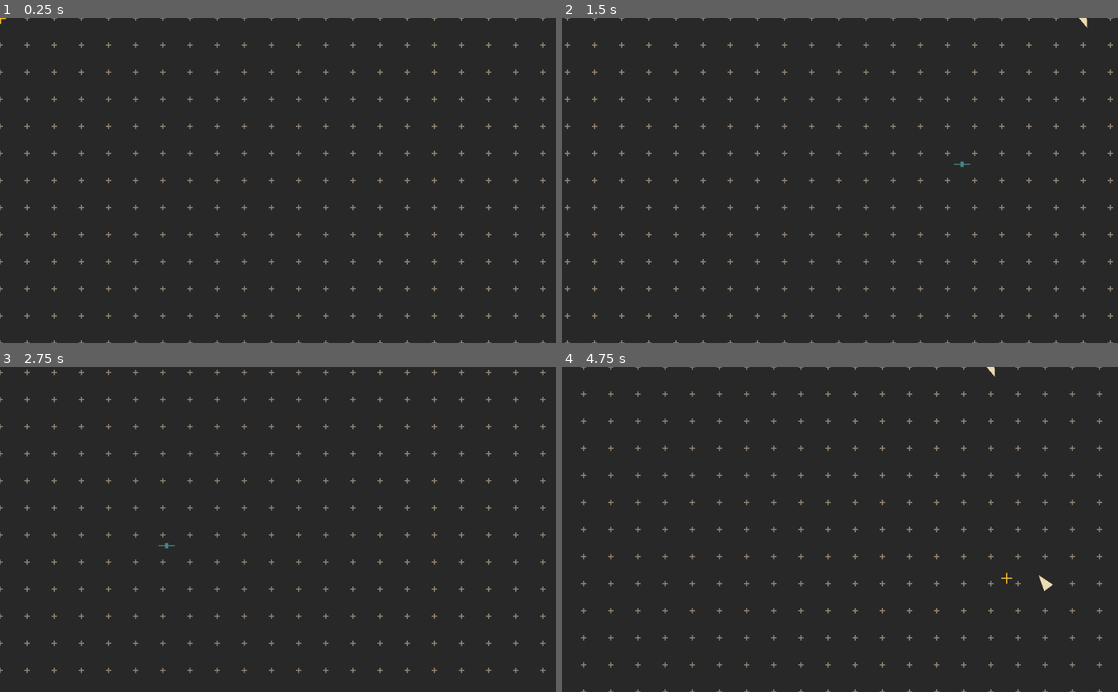
Above: before the commit, frames 1-4 (two rows, left to right).
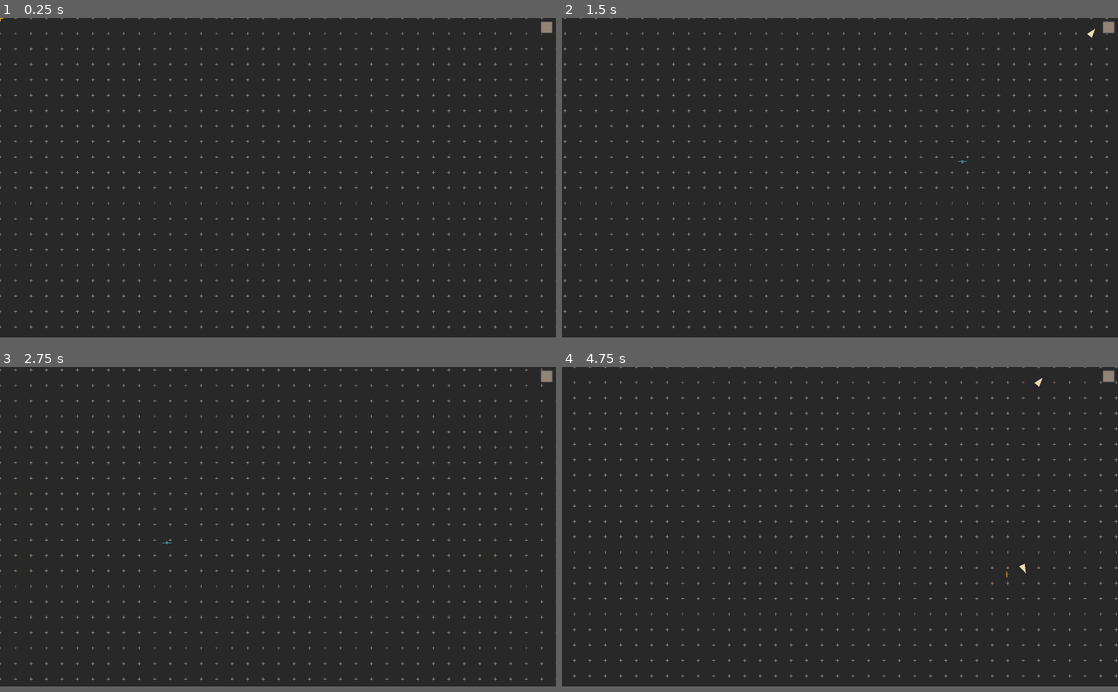
Above: after the commit, the same moments.

Repository: battw/does-compute-2
Game: Godot game, scene res://Main/Main.tscn
The game is run twice, just before and just after one commit, with the same random seed, the same clock (stepped at 60 frames per second) and the same inputs.
Inputs (mouse positions are in pixels of both pictures, inside the frame that each line leads up to):
- Up to frame 1 (0.25 s): no input
- Up to frame 2 (1.5 s): click (1106, 27) at 0.52 s; tap Enter at 1.25 s; move the mouse to (962, 164) at 1.27 s; hold Right (right) from 1.28 s (still down); hold Right mouse button (change_mode) from 1.28 s (still down); click (962, 164) at 1.42 s
- Up to frame 3 (2.75 s): move the mouse to (166, 545) at 2.02 s; release Right (right) at 2.03 s; release Right mouse button (change_mode) at 2.03 s; hold Down (down) from 2.03 s (still down); click (166, 545) at 2.1 s
- Up to frame 4 (4.75 s): tap Space at 2.75, 4.25 s; move the mouse to (895, 458) at 2.77 s; release Down (down) at 2.78 s; hold Right (right) 2.78-3.53 s; hold Right mouse button (change_mode) 2.78-3.53 s; click (895, 458) at 2.92 s; tap Enter at 3.5 s; move the mouse to (812, 594) at 3.52 s; hold Up (up) 3.53-4.28 s; click (812, 594) at 3.6 s; move the mouse to (1006, 578) at 4.27 s; hold Left (left) from 4.28 s (still down); hold Right mouse button (change_mode) from 4.28 s (still down); click (1006, 578) at 4.42 s
In our replay, the window is 800x468 before the commit and 800x460 after it. These sizes can differ from the game's own. Grey fills any space a smaller window leaves; there, only what the larger window draws over its background counts as a difference.

The runs differ from the first frame. In frame 1, 3.8% of the frame differs, in the area x 0-100%, y 0-100%; in frame 2, 4.0%; in frame 3, 3.8%; in frame 4, 4.0%.

Commit message:
Save menu

Diff:
--- a/Arrow/Arrow.gd
+++ b/Arrow/Arrow.gd
@@ -37,6 +37,7 @@
 			node.hit = true
 		d.queue_free()
 
+# TODO: return nodes instead of names so we don't need to rely on all arrows sharing the same parent
 func get_contiguous_neighbours_names(visited=[self.name]):
 	""" returns an array of the names of all arrows which form a contiguous area which includes this arrow.
 	An argument shouldn't be given, it is used for recursive calls by this function. """
--- a/Arrow/Arrow.tscn
+++ b/Arrow/Arrow.tscn
@@ -6,7 +6,6 @@
 [sub_resource type="ConvexPolygonShape2D" id=1]
 
 [node name="Arrow" type="Node2D"]
-editor/display_folded = true
 position = Vector2( 36.0995, 29.6289 )
 script = ExtResource( 1 )
 __meta__ = {
--- a/Cross.tscn
+++ b/Cross.tscn
@@ -4,4 +4,3 @@
 points = PoolVector2Array( 0, -5, 0, 5, 0, 0, 5, 0, -5, 0 )
 width = 2.0
 default_color = Color( 0.572549, 0.513726, 0.454902, 1 )
-texture_mode = 0
--- /dev/null
+++ b/Docs/testscene.tscn
@@ -0,0 +1,6 @@
+[gd_scene load_steps=2 format=2]
+
+[ext_resource path="res://Node2D.gd" type="Script" id=1]
+
+[node name="Node2D" type="Node2D"]
+script = ExtResource( 1 )
--- a/Main/Main.gd
+++ b/Main/Main.gd
@@ -23,7 +23,8 @@
 	return get_viewport().canvas_transform.get_origin()
 
 func _input(event: InputEvent):
-
+	if $UI.has_mouse:
+		return
 	if event is InputEventKey:
 		if event.get_scancode() == KEY_ESCAPE:
 			get_tree().quit()
--- a/Main/Main.tscn
+++ b/Main/Main.tscn
@@ -3,8 +3,8 @@
 [ext_resource path="res://Main/Main.gd" type="Script" id=1]
 [ext_resource path="res://Main/Tick.gd" type="Script" id=2]
 [ext_resource path="res://Main/PlayArea.gd" type="Script" id=3]
-[ext_resource path="res://Saver/Saver.tscn" type="PackedScene" id=4]
-[ext_resource path="res://Cursor.tscn" type="PackedScene" id=5]
+[ext_resource path="res://Cursor.tscn" type="PackedScene" id=4]
+[ext_resource path="res://UI/UI.tscn" type="PackedScene" id=5]
 
 [sub_resource type="RectangleShape2D" id=1]
 extents = Vector2( 1000, 1000 )
@@ -26,8 +26,6 @@
 position = Vector2( 1000, 1000 )
 shape = SubResource( 1 )
 
-[node name="Saver" parent="." instance=ExtResource( 4 )]
-
 [node name="Arrows" type="Node" parent="." groups=[
 "Savers",
 ]]
@@ -36,5 +34,8 @@
 "Savers",
 ]]
 
-[node name="Cursor" parent="." instance=ExtResource( 5 )]
+[node name="Cursor" parent="." instance=ExtResource( 4 )]
+
+[node name="UI" parent="." instance=ExtResource( 5 )]
+margin_top = 0.0
 [connection signal="area_exited" from="PlayArea" to="PlayArea" method="exited"]
--- /dev/null
+++ b/UI/MenuButton.gd
@@ -0,0 +1,8 @@
+extends Button
+
+func _ready():
+	self.visible = false
+
+func _gui_input(event):
+	if event is InputEventMouseButton:
+		$SaveMenu.popup_centered()
--- /dev/null
+++ b/UI/SaveMenu.gd
@@ -0,0 +1,23 @@
+extends PopupMenu
+
+
+func _ready():
+	self.hide_on_item_selection = false
+
+func _on_about_to_show():
+	self.clear()
+	for i in range(5):
+		add_item("save" + str(i))
+
+
+func _on_index_pressed(index):
+	$LineEdit.text = get_item_text(index)
+
+
+func _on_SaveButton_button_down():
+	if $LineEdit.text != "":
+		$Saver.save($LineEdit.text)
+
+
+func _on_SaveButton_button_up():
+	self.hide()
--- /dev/null
+++ b/UI/UI.gd
@@ -0,0 +1,23 @@
+extends Control
+
+var has_mouse = false
+var delay = Timer.new()
+
+func _ready():
+	pass
+
+func _process(delta):
+	self.rect_position = -get_viewport().canvas_transform.get_origin()
+
+func _on_mouse_entered():
+	has_mouse = true
+
+func _on_mouse_exited():
+	# The delay means control isn't handed immediately back to the input handling in main.
+	# It prevents accidental input.
+	delay.connect("timeout", self, "_return_mouse")
+	delay.start(2.0)
+	self.add_child(delay)
+
+func _return_mouse():
+	has_mouse = false
--- /dev/null
+++ b/UI/UI.tscn
@@ -0,0 +1,65 @@
+[gd_scene load_steps=6 format=2]
+
+[ext_resource path="res://theme.tres" type="Theme" id=1]
+[ext_resource path="res://UI/UI.gd" type="Script" id=2]
+[ext_resource path="res://UI/MenuButton.gd" type="Script" id=3]
+[ext_resource path="res://UI/SaveMenu.gd" type="Script" id=4]
+[ext_resource path="res://Saver/Saver.tscn" type="PackedScene" id=5]
+
+[node name="UI" type="Control"]
+anchor_right = 1.0
+anchor_bottom = 1.0
+mouse_filter = 2
+theme = ExtResource( 1 )
+script = ExtResource( 2 )
+
+[node name="Button" type="Button" parent="."]
+anchor_left = 1.0
+anchor_right = 1.0
+margin_left = -50.0
+margin_top = 10.0
+margin_right = -10.0
+margin_bottom = 50.0
+
+[node name="SaveButton" type="Button" parent="Button"]
+anchor_left = 1.0
+anchor_right = 1.0
+margin_left = 684.365
+margin_top = 458.935
+margin_right = 724.365
+margin_bottom = 476.935
+theme = ExtResource( 1 )
+text = "SAVE"
+script = ExtResource( 3 )
+
+[node name="SaveMenu" type="PopupMenu" parent="Button/SaveButton"]
+margin_left = -564.831
+margin_top = 172.698
+margin_right = -308.831
+margin_bottom = 383.698
+script = ExtResource( 4 )
+
+[node name="LineEdit" type="LineEdit" parent="Button/SaveButton/SaveMenu"]
+margin_left = 28.0
+margin_top = 170.0
+margin_right = 153.0
+margin_bottom = 194.0
+caret_blink = true
+caret_blink_speed = 0.5
+
+[node name="SaveButton" type="Button" parent="Button/SaveButton/SaveMenu"]
+margin_left = 165.0
+margin_top = 170.0
+margin_right = 237.0
+margin_bottom = 194.0
+text = "SAVE"
+
+[node name="Saver" parent="Button/SaveButton/SaveMenu" instance=ExtResource( 5 )]
+[connection signal="mouse_entered" from="Button/SaveButton" to="." method="_on_mouse_entered"]
+[connection signal="mouse_exited" from="Button/SaveButton" to="." method="_on_mouse_exited"]
+[connection signal="about_to_show" from="Button/SaveButton/SaveMenu" to="Button/SaveButton/SaveMenu" method="_on_about_to_show"]
+[connection signal="index_pressed" from="Button/SaveButton/SaveMenu" to="Button/SaveButton/SaveMenu" method="_on_index_pressed"]
+[connection signal="mouse_entered" from="Button/SaveButton/SaveMenu" to="." method="_on_mouse_entered"]
+[connection signal="mouse_exited" from="Button/SaveButton/SaveMenu" to="." method="_on_mouse_exited"]
+[connection signal="button_down" from="Button/SaveButton/SaveMenu/SaveButton" to="Button/SaveButton/SaveMenu" method="_on_SaveButton_button_down"]
+[connection signal="button_up" from="Button/SaveButton/SaveMenu/SaveButton" to="Button/SaveButton/SaveMenu" method="_on_SaveButton_button_up"]
--- a/project.godot
+++ b/project.godot
@@ -25,7 +25,8 @@
 
 [display]
 
-window/size/fullscreen=true
+window/size/width=1796
+window/size/height=1034
 
 [input]
 
@@ -133,4 +134,14 @@
 quality/intended_usage/framebuffer_allocation=1
 quality/intended_usage/framebuffer_allocation.mobile=1
 quality/shadows/filter_mode=0
+quality/reflections/texture_array_reflections=false
+quality/reflections/high_quality_ggx=false
+quality/shading/force_vertex_shading.mobile=false
+quality/shading/force_lambert_over_burley.mobile=false
+quality/shading/force_blinn_over_ggx.mobile=false
+quality/depth_prepass/enable=false
+quality/subsurface_scattering/weight_samples=false
+quality/voxel_cone_tracing/high_quality=false
 environment/default_clear_color=Color( 0.588235, 0.588235, 0.588235, 1 )
+quality/depth/hdr=false
+quality/dynamic_fonts/use_oversampling=false
--- a/saves/sav.tres
+++ /dev/null
@@ -1,22 +0,0 @@
-[gd_resource type="Resource" load_steps=2 format=2]
-
-[ext_resource path="res://Saver/SaveData.gd" type="Script" id=1]
-
-[resource]
-script = ExtResource( 1 )
-data = {
-"Arrows": [ {
-"hit": false,
-"inv": false,
-"name": "Arrow",
-"transform": Transform2D( 0.999392, 0.0348626, -0.0348626, 0.999392, 281, 484 ),
-"type": "Arrow"
-}, {
-"hit": false,
-"inv": false,
-"name": "Arrow2",
-"transform": Transform2D( -0.995548, 0.0942531, -0.0942531, -0.995548, 506, 479 ),
-"type": "Arrow"
-} ],
-"Dots": [  ]
-}
--- /dev/null
+++ b/theme.tres
@@ -0,0 +1,74 @@
+[gd_resource type="Theme" load_steps=6 format=2]
+
+[sub_resource type="StyleBoxFlat" id=1]
+content_margin_left = 3.0
+content_margin_right = 3.0
+content_margin_top = 3.0
+content_margin_bottom = 3.0
+bg_color = Color( 0.921569, 0.858824, 0.698039, 1 )
+anti_aliasing = false
+
+[sub_resource type="StyleBoxFlat" id=2]
+bg_color = Color( 0.572549, 0.513726, 0.454902, 1 )
+border_width_left = 2
+border_width_top = 2
+border_width_right = 2
+border_width_bottom = 2
+border_color = Color( 0.145098, 0.145098, 0.164706, 1 )
+
+[sub_resource type="StyleBoxFlat" id=3]
+bg_color = Color( 0.145098, 0.145098, 0.164706, 1 )
+
+[sub_resource type="StyleBoxFlat" id=4]
+bg_color = Color( 0.156863, 0.156863, 0.156863, 1 )
+
+[sub_resource type="StyleBoxFlat" id=5]
+content_margin_left = 30.0
+content_margin_right = 30.0
+content_margin_top = 30.0
+content_margin_bottom = 30.0
+bg_color = Color( 0.572549, 0.513726, 0.454902, 1 )
+border_color = Color( 0.921569, 0.858824, 0.698039, 1 )
+
+[resource]
+Button/colors/font_color = Color( 0.156863, 0.156863, 0.156863, 1 )
+Button/colors/font_color_disabled = Color( 0.9, 0.9, 0.9, 0.2 )
+Button/colors/font_color_hover = Color( 0.156863, 0.156863, 0.156863, 1 )
+Button/colors/font_color_pressed = Color( 1, 1, 1, 1 )
+Button/constants/hseparation = 2
+Button/fonts/font = null
+Button/styles/disabled = null
+Button/styles/focus = null
+Button/styles/hover = SubResource( 1 )
+Button/styles/normal = SubResource( 2 )
+Button/styles/pressed = null
+LineEdit/colors/clear_button_color = Color( 0.878431, 0.878431, 0.878431, 1 )
+LineEdit/colors/clear_button_color_pressed = Color( 1, 1, 1, 1 )
+LineEdit/colors/cursor_color = Color( 0.941176, 0.941176, 0.941176, 1 )
+LineEdit/colors/font_color = Color( 0.878431, 0.878431, 0.878431, 1 )
+LineEdit/colors/font_color_selected = Color( 1, 1, 1, 1 )
+LineEdit/colors/selection_color = Color( 0.490196, 0.490196, 0.490196, 1 )
+LineEdit/constants/minimum_spaces = 12
+LineEdit/fonts/font = null
+LineEdit/icons/clear = null
+LineEdit/styles/focus = null
+LineEdit/styles/normal = SubResource( 3 )
+LineEdit/styles/read_only = null
+PopupMenu/colors/font_color = Color( 0.156863, 0.156863, 0.156863, 1 )
+PopupMenu/colors/font_color_accel = Color( 0.7, 0.7, 0.7, 0.8 )
+PopupMenu/colors/font_color_disabled = Color( 0.4, 0.4, 0.4, 0.8 )
+PopupMenu/colors/font_color_hover = Color( 0.878431, 0.878431, 0.878431, 1 )
+PopupMenu/constants/hseparation = 4
+PopupMenu/constants/vseparation = 4
+PopupMenu/fonts/font = null
+PopupMenu/icons/checked = null
+PopupMenu/icons/radio_checked = null
+PopupMenu/icons/radio_unchecked = null
+PopupMenu/icons/submenu = null
+PopupMenu/icons/unchecked = null
+PopupMenu/styles/hover = SubResource( 4 )
+PopupMenu/styles/labeled_separator_left = null
+PopupMenu/styles/labeled_separator_right = null
+PopupMenu/styles/panel = SubResource( 5 )
+PopupMenu/styles/panel_disabled = null
+PopupMenu/styles/separator = null
Not shown, added: Docs/design.org
